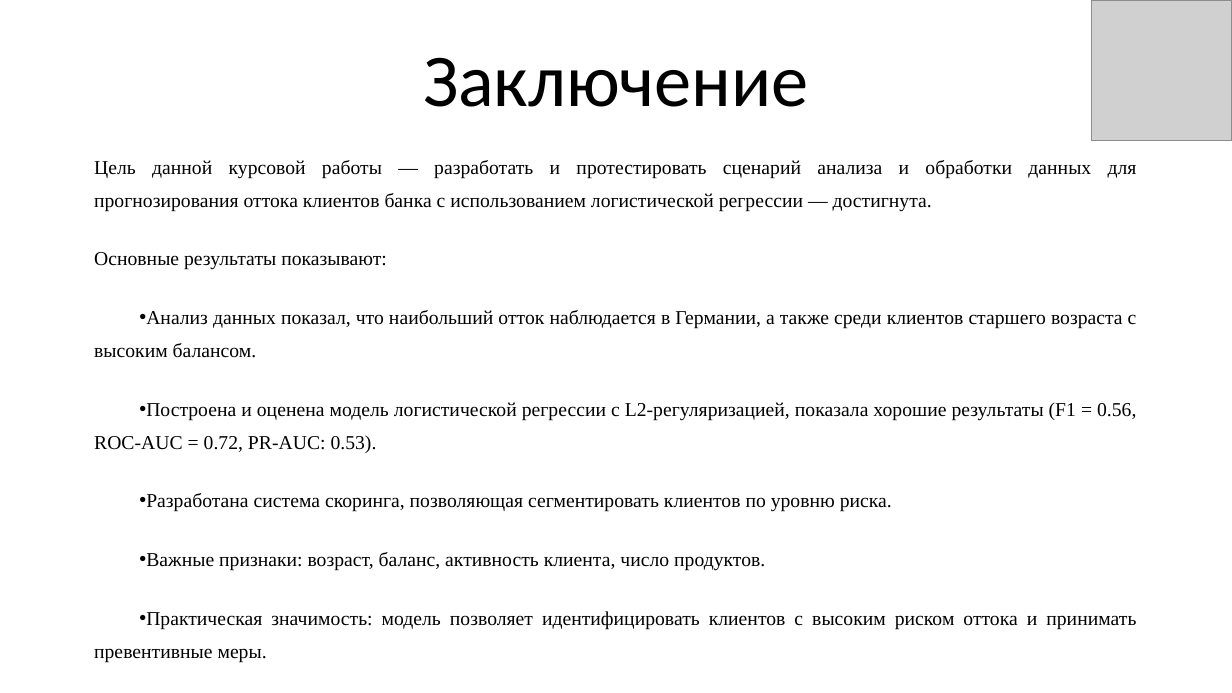
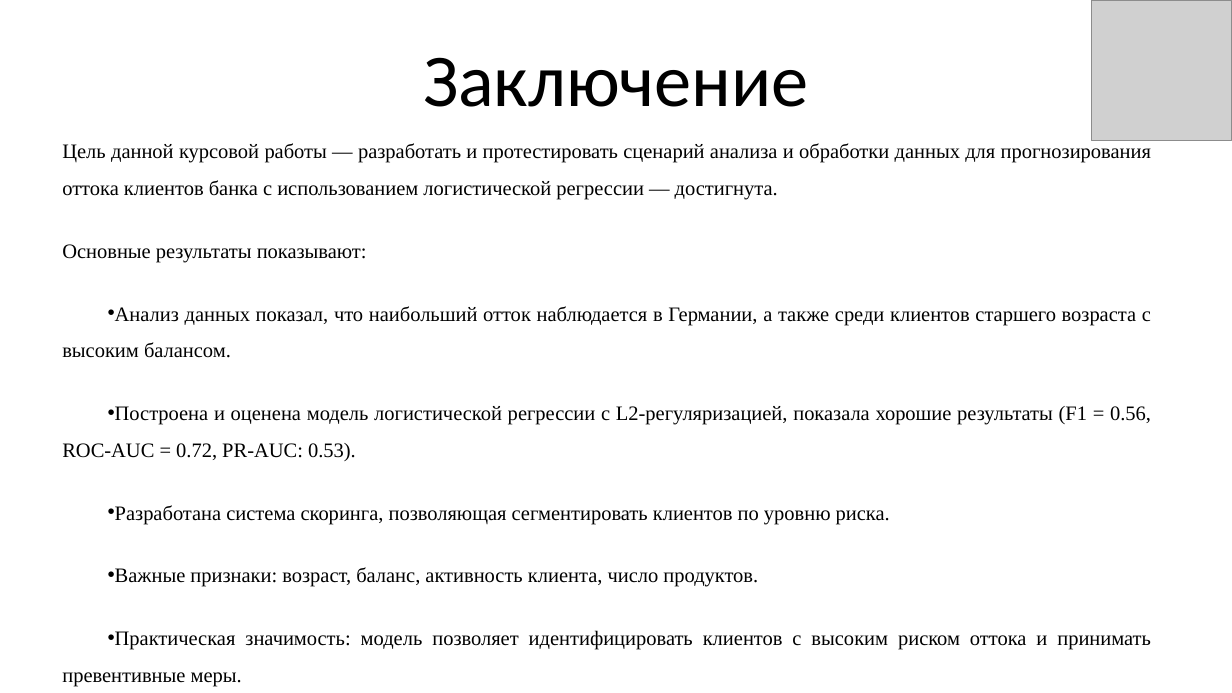
Before and after one commit to Kirill010/RTU-MIREA, a slide deck: slide 13 of 4 курс/Прогнозно-аналитические системы/Курсовая работа/Курсовая_работа_КимКС.pptx. Drawn at 1232x693 pixels with LibreOffice and Linux fonts; fonts in the diff are those of the drawing; grey boxes stand for pictures. Boxes give left, top, right and bottom in pixels: in the first picture for what was removed or moved away, otherwise in the second. Text is boxed around its words. In the diff, an @@ line names an element or a change of style, - is before the commit and + after.

```diff
--- a/4 курс/Прогнозно-аналитические системы/Курсовая работа/Курсовая_работа_КимКС.pptx
+++ b/4 курс/Прогнозно-аналитические системы/Курсовая работа/Курсовая_работа_КимКС.pptx
@@ text "Цель данной курсовой работы — ...": place and size @@
-text "Цель данной курсовой работы — ..." at [94, 160, 1137, 663]
+text "Цель данной курсовой работы — ..." at [62, 143, 1151, 687]
@@ text "Цель данной курсовой работы — ..." at [62, 143, 1151, 687]: size 15.3 to 16 pt; line spacing 1.4 to 1.5 @@
```
Also in this commit, not shown: 3 other slides changed, 2 other files.
